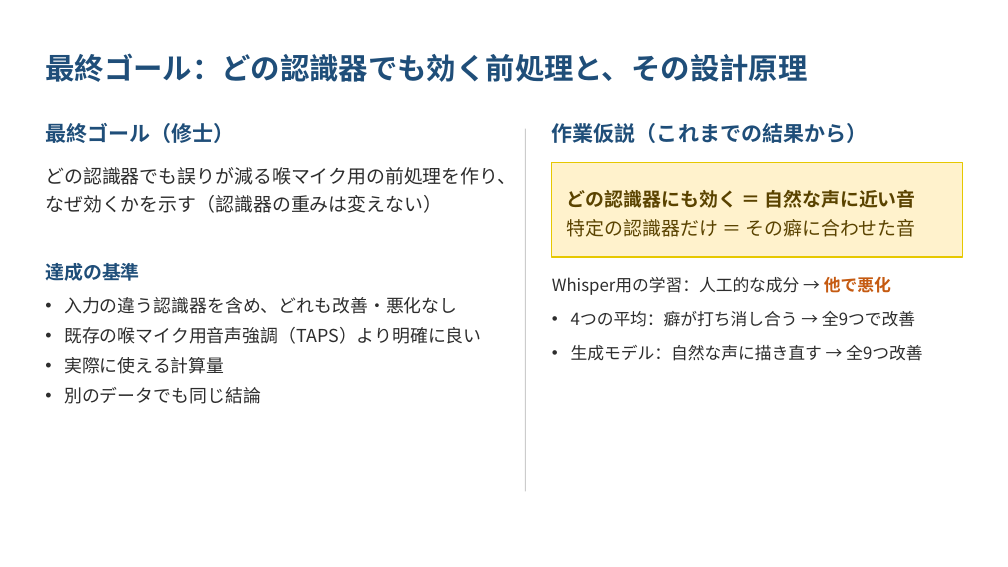
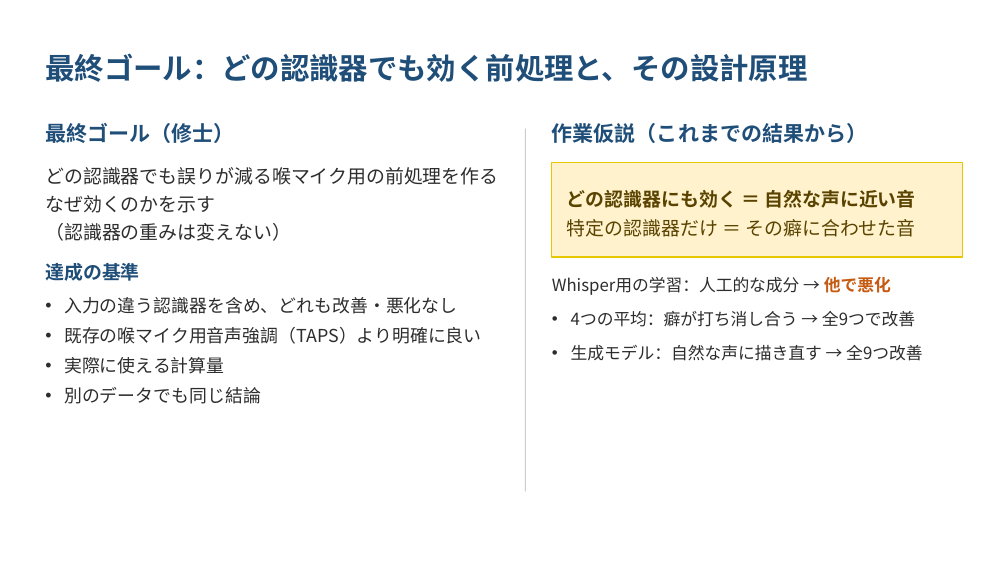
Before and after one commit to kasugayuji0716-art/bone-conduction-research, a slide deck: slide 8 of results/progress_slides_2026-10.pptx. Drawn at 1008x567 pixels with LibreOffice and Linux fonts; fonts in the diff are those of the drawing. Boxes give left, top, right and bottom in pixels: in the first picture for what was removed or moved away, otherwise in the second. Text is boxed around its words. In the diff, an @@ line names an element or a change of style, - is before the commit and + after.

```diff
--- a/results/progress_slides_2026-10.pptx
+++ b/results/progress_slides_2026-10.pptx
@@ text at (x1=45, y1=167, x2=498, y2=241): text changed @@
-どの認識器でも誤りが減る喉マイク用の前処理を作り、
-なぜ効くかを示す（認識器の重みは変えない）
+どの認識器でも誤りが減る喉マイク用の前処理を作る
+なぜ効くのかを示す
+（認識器の重みは変えない）
```
Also in this commit, not shown: 2 other files.
